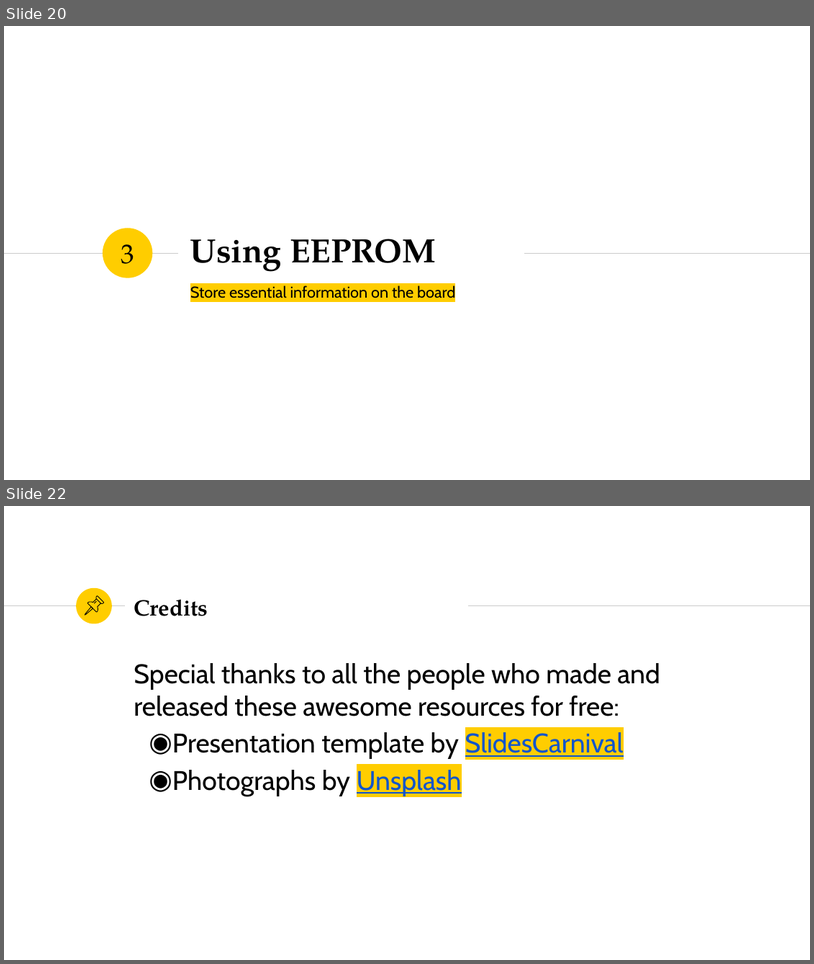
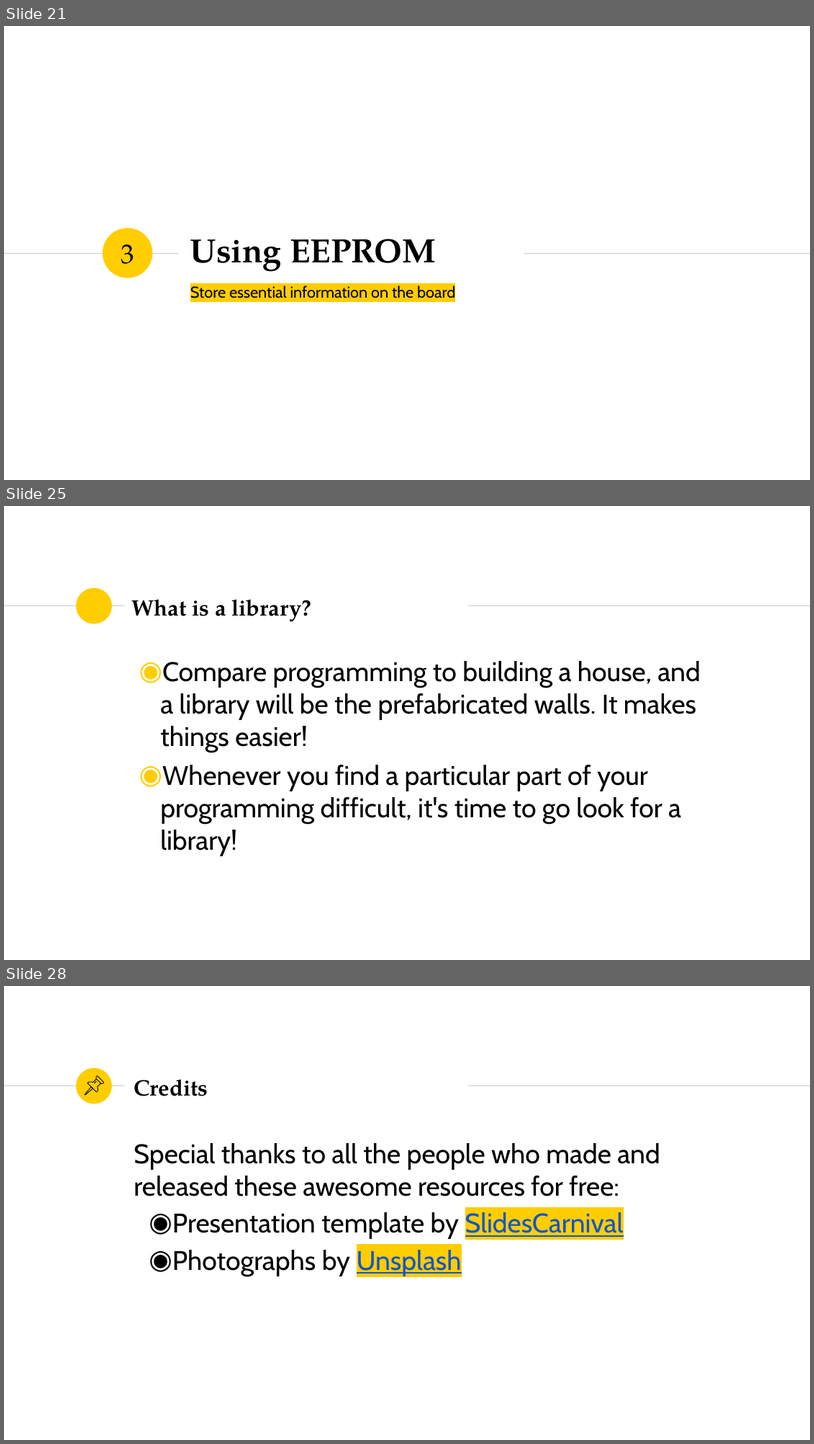
Before and after one commit to SSTIA/arduino-seminar, a slide deck: slides/ArduinoSeminar1.pptx. Shown one above the other, each under a label of ours: slides 20 and 22 before the commit, slides 21, 25 and 28 after it; the slides between them are not shown. The pictures are 814x964 and 814x1444 pixels, drawn with LibreOffice and Linux fonts; fonts in the diff are those of the drawing. Boxes give left, top, right and bottom in pixels: in the first picture for what was removed or moved away, otherwise in the second. Text is boxed around its words. In the diff, an @@ line names an element or a change of style, - is before the commit and + after.

Commit message:
Finish Part I

```diff
--- a/slides/ArduinoSeminar1.pptx
+++ b/slides/ArduinoSeminar1.pptx
@@ slide 25 added at bbox=[4, 506, 810, 960], background #FFFFFF; not listed: 3 template elements that a slide beside it also shows @@
@@ title added at bbox=[132, 599, 311, 622], 26.6 pt, text #000000, bold @@
+What is a library?
@@ text added at bbox=[160, 661, 701, 855], 32 pt, text #000000 @@
+◉ Compare programming to building a house, and a library will be the prefabricated walls. It makes things easier!
+◉ Whenever you find a particular part of your programming difficult, it's time to go look for a library!
@@ what was slide 20 is now slide 21 @@
@@ what was slide 22 is now slide 28 @@
```
Also in this commit, not shown: 2 slides changed, 5 other slides added, 2 other files.
